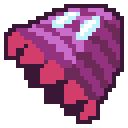
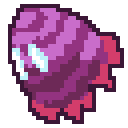
Before/after of a 128 x 128 layered artwork. What changed in the layer stack:
showed "Layer 3" over (x1=8, y1=4, x2=124, y2=124)
hid "Layer 2" over (x1=4, y1=4, x2=124, y2=124)
